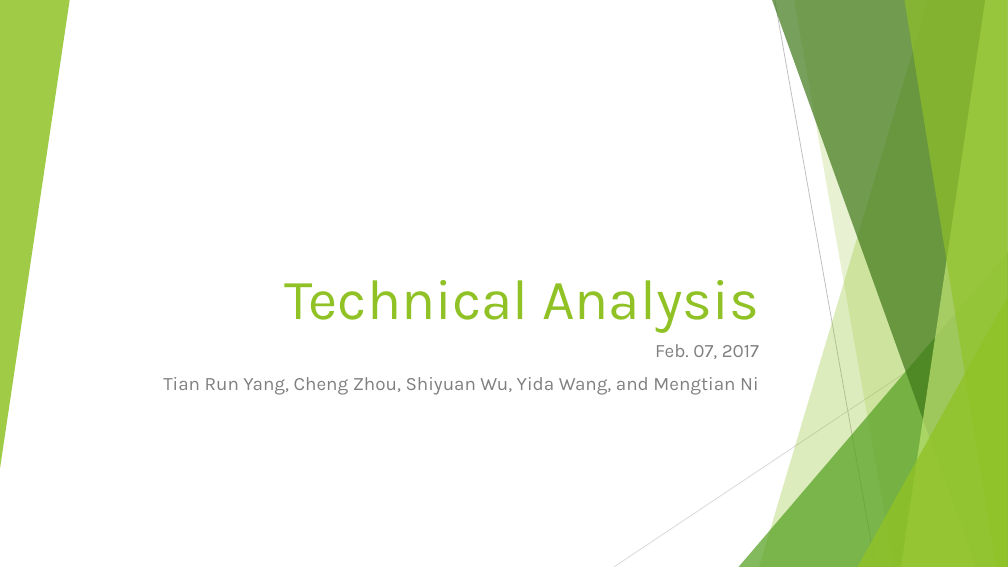
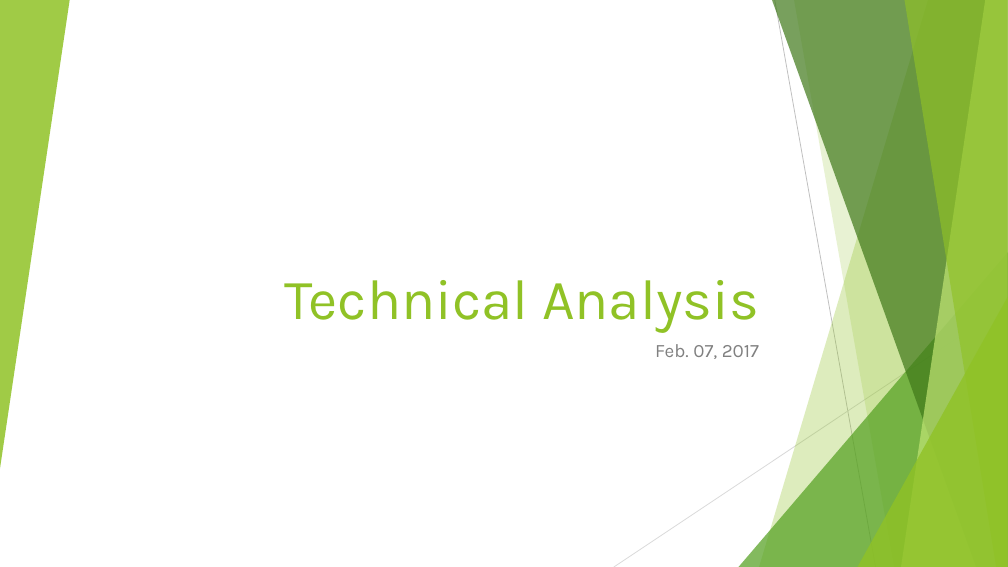
Before and after one commit to Charmendar/ComputeFinance_Presnstation, a slide deck: slide 1 of Technical Analysis-comparison.pptx. Drawn at 1008x567 pixels with LibreOffice and Linux fonts; fonts in the diff are those of the drawing. Boxes give left, top, right and bottom in pixels: in the first picture for what was removed or moved away, otherwise in the second. Text is boxed around its words. In the diff, an @@ line names an element or a change of style, - is before the commit and + after.

```diff
--- a/Technical Analysis-comparison.pptx
+++ b/Technical Analysis-comparison.pptx
@@ subtitle at [163, 377, 759, 395]: paragraph removed @@
-Tian Run Yang, Cheng Zhou, Shiyuan Wu, Yida Wang, and Mengtian Ni
```
Also in this commit, not shown: 5 other slides changed, 2 slides added, 1 slide removed.
